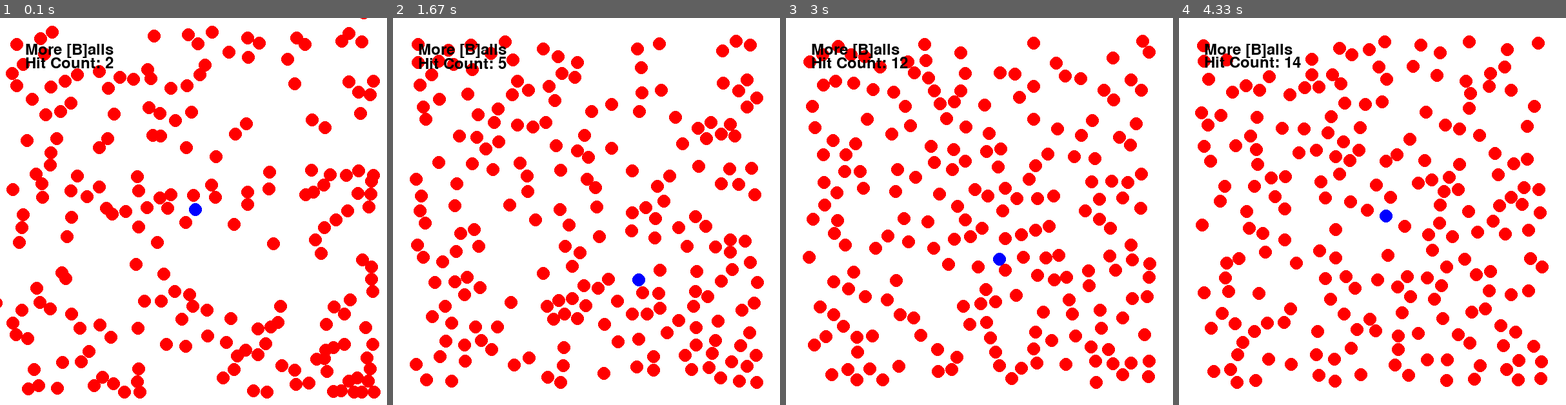
Above: before the commit, frames 1-4 (left to right).
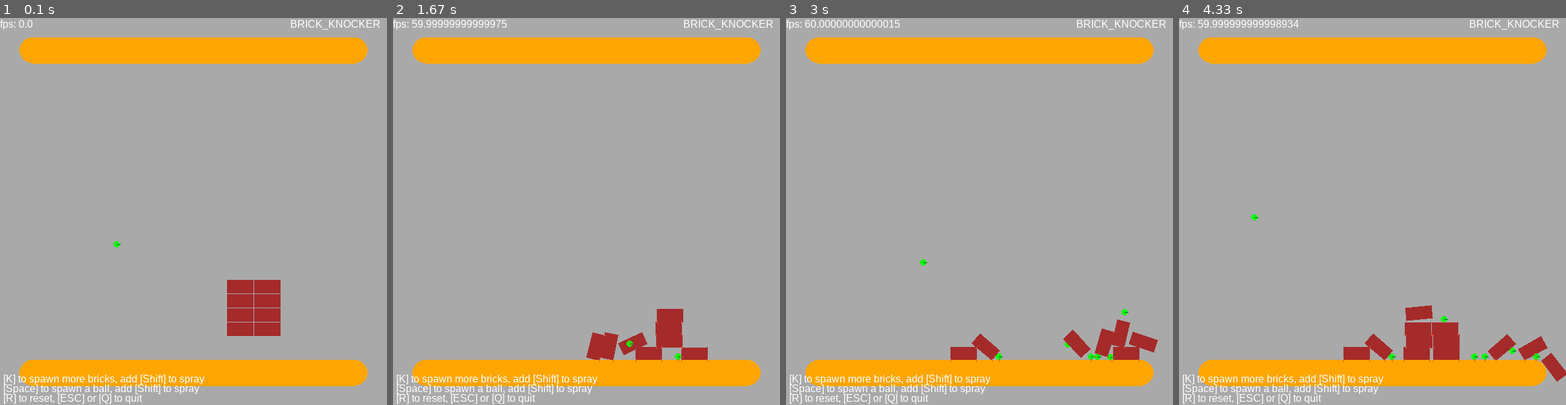
Above: after the commit, the same moments.

Repository: nrichards/pendulum2d
Game: pygame game, started from main.py
Same seed, same stepped clock (60 frames per second), same inputs: the game is played once before the commit and once after it.
Inputs:
- Up to frame 1 (0.1 s): no input
- Up to frame 2 (1.67 s): hold D 0.33-0.8 s; hold R 0.83-1.3 s; tap Space at 1.33 s
- Up to frame 3 (3 s): tap Space at 1.73, 2.03, 2.23, 2.57, 2.87 s
- Up to frame 4 (4.33 s): tap Space at 3.07, 3.37, 3.97, 4.3 s; tap K at 3.57 s

The runs differ from the first frame. In frame 1, 99% of the frame differs, in the area x 0-100%, y 0-100%; in frame 2, 99%; in frame 3, 99%; in frame 4, 99%.

Commit message:
Support spraying balls in brick_knocker, add tips

Diff:
--- /dev/null
+++ b/bk.py
@@ -0,0 +1,65 @@
+# See "BROKEN" below, for issue. [pymunk 6.4.0, pygame 2.2.0, python 3.9 macos silicon.]
+#   Should draw a box.
+#   Instead, at the third frame, pymunk forgets the vertices (NaN) of brick_shape for debug_draw.
+# May be https://github.com/viblo/pymunk/issues/183
+
+import sys
+import pygame
+import pymunk
+import pymunk.pygame_util
+
+
+def main():
+    pygame.init()
+    screen = pygame.display.set_mode((600, 600))
+    clock = pygame.time.Clock()
+    running = True
+    font = pygame.font.SysFont("Arial", 16)
+
+    space = pymunk.Space()
+
+    # BROKEN
+    #  Use DYNAMIC body_type to break:
+    #   "pygame_util.py:return round(p[0]), surface.get_height() - round(p[1])"
+    #   "ValueError: cannot convert float NaN to integer"
+    #  Change to KINEMATIC to fix.
+    brick_body = pymunk.Body(body_type=pymunk.Body.DYNAMIC)
+
+    brick_body.position = 400, 300
+    brick_shape = pymunk.Poly.create_box(brick_body, (20, 10))
+    brick_shape.color = pygame.Color("brown")
+    brick_shape.mass = 1
+    space.add(brick_body, brick_shape)
+
+    pymunk.pygame_util.positive_y_is_up = True
+    draw_options = pymunk.pygame_util.DrawOptions(screen) # ALT: Use SpaceDebugDrawOptions() to log nan,nan at frame 3
+    draw_options.flags = pymunk.SpaceDebugDrawOptions.DRAW_SHAPES | pymunk.SpaceDebugDrawOptions.DRAW_COLLISION_POINTS
+    while running:
+        for event in pygame.event.get():
+            if event.type == pygame.QUIT:
+                running = False
+            elif event.type == pygame.KEYDOWN and (
+                    event.key in [pygame.K_ESCAPE, pygame.K_q]
+            ):
+                running = False
+
+        screen.fill(pygame.Color("darkgrey"))
+
+        # Draw stuff
+        space.debug_draw(draw_options)
+
+        # Update physics
+        fps = 60
+        dt = 1.0 / fps
+        space.step(dt)
+
+        screen.blit(
+            font.render("BRICK_KNOCKER. [Q]uit", True, pygame.Color("white")),
+            (0, 0),
+        )
+        pygame.display.flip()
+        clock.tick(fps)
+
+
+if __name__ == "__main__":
+    sys.exit(main())
--- /dev/null
+++ b/brick_knocker.py
@@ -0,0 +1,336 @@
+import random
+import sys
+from typing import NamedTuple, Union, Tuple, Callable
+from enum import Enum
+import time
+
+import pygame
+
+import pymunk
+import pymunk.pygame_util
+from pymunk import Vec2d
+
+PYGAME_COLOR_WHITE = pygame.Color("white")
+FONT_COLOR = PYGAME_COLOR_WHITE
+WIDTH, HEIGHT = 600, 600
+DEFAULT_POSITION = 100, 300
+DEFAULT_DIRECTION = 1000, -600
+DRAW_FPS = True
+COLLISION_TYPES = {
+    "ball": 1,
+    "brick": 2,
+}
+BALL_ELASTICITY = 0.7
+BRICK_ELASTICITY = 0.0000001
+CULL_PERIOD_SEC = 1.0
+CULL_POSITION = 10 * WIDTH  # NOTE: Removes any physics bodies positioned outside this coordinate (x or y)
+DEBUG_LOG = False
+
+
+class EventState(Enum):
+    Run = 1
+    Stop = 2
+    Restart = 3
+    SpawnBall = 4
+    SpawnBricks = 5
+    Debug = 10
+
+
+space = None
+state = []
+
+
+# class Ball(pygame.sprite.Sprite):
+#     def __init__(self, body, shape, position, direction):
+#         super().__init__()
+#         global space
+#
+#         self.body = body
+#         self.shape = shape
+#
+#         self.body.position = position
+#
+#         self.shape.color = pygame.Color("green")
+#         self.shape.elasticity = BALL_ELASTICITY
+#         # self.shape.friction
+#         self.shape.collision_type = COLLISION_TYPES["ball"]
+#
+#         self.body.apply_impulse_at_local_point(Vec2d(*direction))
+#
+#         space.add(self.body, self.shape)
+
+
+def spawn_ball(space: pymunk.Space, position: Union[Vec2d, Tuple[float, float]], direction):
+    ball_body = pymunk.Body(1, float("inf"))
+    ball_body.position = position
+
+    ball_shape = pymunk.Circle(ball_body, 5)
+    ball_shape.color = pygame.Color("green")
+    ball_shape.elasticity = BALL_ELASTICITY
+    ball_shape.collision_type = COLLISION_TYPES["ball"]
+
+    ball_body.apply_impulse_at_local_point(Vec2d(*direction), (1, 1))
+
+    space.add(ball_body, ball_shape)
+
+
+def setup_level(space, player_body=None):
+    """
+    Populate with initial components
+    :param space:
+    :param player_body:
+    """
+    # Remove balls and bricks
+    for s in space.shapes[:]:
+        if s.body.body_type == pymunk.Body.DYNAMIC:
+            space.remove(s.body, s)
+
+    # Spawn a ball for the player to have something to play with
+
+    fire_ball(player_body, space)
+
+    # Spawn bricks
+
+    # Brick drop
+    one_brick = False
+    if one_brick:
+        brick_body = pymunk.Body(body_type=pymunk.Body.DYNAMIC)
+        brick_body.position = 400, 300
+
+        brick_shape = pymunk.Poly.create_box(brick_body, (20, 10))
+        brick_shape.color = pygame.Color("brown")
+        brick_shape.mass = 1
+
+        space.add(brick_body, brick_shape)
+    else:
+        spawn_bricks(space)
+
+    # # Make bricks be removed when hit by ball
+    # def remove_brick(arbiter, space, data):
+    #     brick_shape = arbiter.shapes[0]
+    #     space.remove(brick_shape, brick_shape.body)
+    #
+    # h = space.add_collision_handler(collision_types["brick"], collision_types["ball"])
+    # h.separate = remove_brick
+
+    # Game area
+    # walls
+    line_radius = 20
+    static_lines = [
+        pymunk.Segment(space.static_body, (50, 50), (550, 50), line_radius),  # Top
+        # pymunk.Segment(space.static_body, (550, 550), (550, 50), line_radius), # Right
+        # pymunk.Segment(space.static_body, (50, 550), (50, 50), line_radius), # Left
+        pymunk.Segment(space.static_body, (50, 550), (550, 550), line_radius),  # Bottom
+
+    ]
+    for line in static_lines:
+        line.color = pygame.Color("orange")
+        line.elasticity = 1.0
+        line.friction = 0.62
+
+    space.add(*static_lines)
+
+
+def fire_ball(player_body, space):
+    tilt = random.randrange(-200, 200)
+    ball_direction = (DEFAULT_DIRECTION[0], DEFAULT_DIRECTION[1] + tilt)
+    spawn_ball(
+        space,
+        DEFAULT_POSITION if player_body is None else player_body.position + (0, 40),
+        ball_direction,
+    )
+
+
+def spawn_bricks(space):
+    brick_w = 40
+    brick_height = 20
+    brick_pad = 2
+
+    for x in range(6, 8):
+        x = x * (brick_w + brick_pad) + 100 + brick_height
+        for y in range(0, 4):
+            y = y * (brick_height + brick_pad) + 100 + brick_height
+            brick_body = pymunk.Body(body_type=pymunk.Body.DYNAMIC)
+            brick_body.position = x, y
+            brick_shape = pymunk.Poly.create_box(brick_body, (brick_w, brick_height))
+            brick_shape.color = pygame.Color("brown")
+            brick_shape.group = 1
+            brick_shape.collision_type = COLLISION_TYPES["brick"]
+            brick_shape.mass = 1
+            brick_shape.elasticity = BRICK_ELASTICITY
+            brick_shape.friction = 0.62
+            space.add(brick_body, brick_shape)
+
+
+def draw_hud(clock, font, screen):
+    if DRAW_FPS is True:
+        blit_text(font, screen, "fps: " + str(clock.get_fps()), (0, 0))
+
+    blit_text(font, screen, "BRICK_KNOCKER", (WIDTH - 150, 0))
+    blit_text(font, screen, "[K] to spawn more bricks, add [Shift] to spray", (5, HEIGHT - 50))
+    blit_text(font, screen, "[Space] to spawn a ball, add [Shift] to spray", (5, HEIGHT - 35))
+    blit_text(font, screen, "[R] to reset, [ESC] or [Q] to quit", (5, HEIGHT - 20))
+
+
+def blit_text(font, screen, text, position):
+    screen.blit(font.render(text, True, FONT_COLOR), position)
+
+
+def cleanup_bodies(space):
+    count = 0
+    for s in space.shapes[:]:
+        if s.body.body_type == pymunk.Body.DYNAMIC and (
+                abs(s.body.position.y) > CULL_POSITION or abs(s.body.position.x > CULL_POSITION)
+        ):
+            space.remove(s.body, s)
+            count += 1
+    if DEBUG_LOG:
+        print(f"Cleaned up {count} bodies")
+
+
+def parse_events(player_body, running, space):
+    """
+    Extract events from user input. May return multiple events if non-terminal.
+
+    :param player_body:
+    :param running:
+    :param space:
+    :return: Terminal events as a single element list. Continuous events in a multiple element list.
+    """
+    result = []
+
+    # Single events
+    for event in pygame.event.get():
+        if event.type == pygame.QUIT:
+            return [EventState.Stop]  # Terminal
+        elif event.type == pygame.KEYDOWN and (
+                event.key in [pygame.K_ESCAPE, pygame.K_q]
+        ):
+            return [EventState.Stop]  # Terminal
+        elif event.type == pygame.KEYDOWN and event.key == pygame.K_r:
+            return [EventState.Restart]  # Terminal
+        elif event.type == pygame.KEYDOWN and event.key == pygame.K_k:
+            result.append(EventState.SpawnBricks)
+        elif event.type == pygame.KEYDOWN and event.key == pygame.K_SPACE:
+            result.append(EventState.SpawnBall)
+        elif event.type == pygame.KEYDOWN and event.key == pygame.K_d:
+            result.append(EventState.Debug)
+
+    # Multi-events
+    mods = pygame.key.get_mods()
+    if mods & pygame.KMOD_SHIFT:
+        keys = pygame.key.get_pressed()
+        if keys[pygame.K_SPACE]:
+            result.append(EventState.SpawnBall)
+        if keys[pygame.K_k]:
+            result.append(EventState.SpawnBricks)
+
+    return result
+
+
+def main():
+    running = True
+
+    # PyGame init
+    pygame.init()
+    screen = pygame.display.set_mode((WIDTH, HEIGHT))
+    clock = pygame.time.Clock()
+    font = pygame.font.SysFont("Arial", 16)
+
+    # Physics stuff
+    space = pymunk.Space()
+    space.gravity = (0, -900)
+    space.damping = 0.5
+
+    pymunk.pygame_util.positive_y_is_up = True
+    draw_options = pymunk.pygame_util.DrawOptions(screen)
+
+    # ### Player ship
+    # player_body = pymunk.Body(500, float("inf"))
+    player_body = None
+    # player_body.position = 300, 100
+    #
+    # player_shape = pymunk.Segment(player_body, (-50, 0), (50, 0), 8)
+    # player_shape.color = pygame.Color("red")
+    # player_shape.elasticity = 1.0
+    # player_shape.collision_type = collision_types["player"]
+
+    # def pre_solve(arbiter, space, data):
+    #     # We want to update the collision normal to make the bounce direction
+    #     # dependent of where on the paddle the ball hits. Note that this
+    #     # calculation isn't perfect, but just a quick example.
+    #     set_ = arbiter.contact_point_set
+    #     if len(set_.points) > 0:
+    #         player_shape = arbiter.shapes[0]
+    #         width = (player_shape.b - player_shape.a).x
+    #         delta = (player_shape.body.position - set_.points[0].point_a).x
+    #         normal = Vec2d(0, 1).rotated(delta / width / 2)
+    #         set_.normal = normal
+    #         set_.points[0].distance = 0
+    #     arbiter.contact_point_set = set_
+    #     return True
+    #
+    # h = space.add_collision_handler(collision_types["player"], collision_types["ball"])
+    # h.pre_solve = pre_solve
+
+    # # restrict movement of player to a straigt line
+    # move_joint = pymunk.GrooveJoint(
+    #     space.static_body, player_body, (100, 100), (500, 100), (0, 0)
+    # )
+    # space.add(player_body, player_shape, move_joint)
+    global state
+    # Start game
+    # setup_level(space, player_body)
+    setup_level(space)
+    last_time_culled = 0.0
+
+    while running:
+        # Cleanup any distant bodies
+        current_time = time.thread_time()
+        if (current_time - last_time_culled) > CULL_PERIOD_SEC:
+            cleanup_bodies(space)
+            last_time_culled = current_time
+
+        # TIP: https://learnpython.com/blog/python-match-case-statement/
+        events = parse_events(player_body, running, space)
+        for event in events:
+            match event:
+                case EventState.Run:
+                    pass
+                case EventState.Restart:
+                    setup_level(space, None)
+                case EventState.Stop:
+                    running = False
+                case EventState.SpawnBall:
+                    fire_ball(player_body, space)
+                case EventState.SpawnBricks:
+                    spawn_bricks(space)
+                case EventState.Debug:
+                    cleanup_bodies(space)
+
+        ### Clear screen
+        screen.fill(pygame.Color("darkgrey"))
+
+        ### Draw objects
+        space.debug_draw(draw_options)
+
+        ###
+        state = []
+        for x in space.shapes:
+            s = "%s %s %s" % (x, x.body.position, x.body.velocity)
+            state.append(s)
+
+        ### Update physics
+        fps = 60
+        dt = 1.0 / fps
+        space.step(dt)
+
+        ### Info and flip screen
+        draw_hud(clock, font, screen)
+
+        pygame.display.flip()
+        clock.tick(fps)
+
+
+if __name__ == "__main__":
+    sys.exit(main())
--- a/main.py
+++ b/main.py
@@ -2,13 +2,16 @@
 if __name__ == '__main__':
     print("main")
 
-import ball_pit
+# import ball_pit
 
 # import deformable
 # deformable.main()
 
 # import breakout
 # breakout.main()
+
+import brick_knocker
+brick_knocker.main()
 
 '''
 Packages
--- /dev/null
+++ b/pym_homepage_ex.py
@@ -0,0 +1,46 @@
+import pymunk               # Import pymunk..
+import pymunk.pygame_util
+
+import pygame
+pygame.init()
+screen = pygame.display.set_mode((600, 600))
+clock = pygame.time.Clock()
+
+pymunk.pygame_util.positive_y_is_up = True
+
+space = pymunk.Space()      # Create a Space which contain the simulation
+# space.gravity = 0,-981      # Set its gravity
+space.gravity = 0,-20      # Set its gravity
+
+body = pymunk.Body(body_type=pymunk.Body.DYNAMIC)        # Create a Body
+body.position = 50,100      # Set the position of the body
+
+poly = pymunk.Poly.create_box(body) # Create a box shape and attach to body
+poly.mass = 10              # Set the mass on the shape
+space.add(body, poly)       # Add both body and shape to the simulation
+
+print_options = pymunk.SpaceDebugDrawOptions() # For easy printing
+
+for _ in range(100):        # Run simulation 100 steps in total
+    space.step(0.02)        # Step the simulation one step forward
+    space.debug_draw(print_options) # Print the state of the simulation
+
+draw_options = pymunk.pygame_util.DrawOptions(screen)
+
+running = True
+while running:
+    for event in pygame.event.get():
+        if event.type == pygame.QUIT:
+            running = False
+
+    ### Clear screen
+    screen.fill(pygame.Color("darkgrey"))
+    space.debug_draw(draw_options)
+
+    ### Update physics
+    fps = 60
+    dt = 1.0 / fps
+    space.step(dt)
+
+    pygame.display.flip()
+    clock.tick(fps)
--- /dev/null
+++ b/tips.py
@@ -0,0 +1,11 @@
+"""
+Change velocity of a specific body
+# BALL_DAMPENING_FACTOR = 0.9975
+# BALL_GRAVITY = -9.5
+# def limit_velocity(body: pymunk.Body, gravity, damping, dt):
+#     pymunk.Body.update_velocity(body, gravity, damping, dt)
+#     body.velocity = body.velocity * BALL_DAMPENING_FACTOR
+#     body.velocity = body.velocity.x, body.velocity.y + BALL_GRAVITY
+#
+# self.body.velocity_func = limit_velocity
+"""
